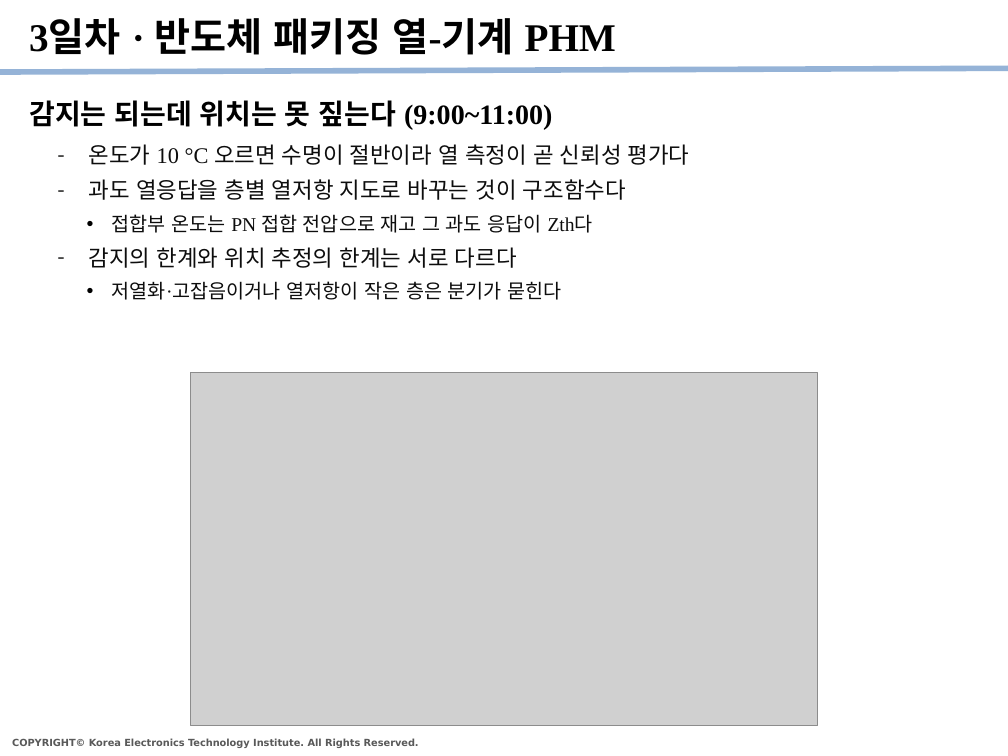
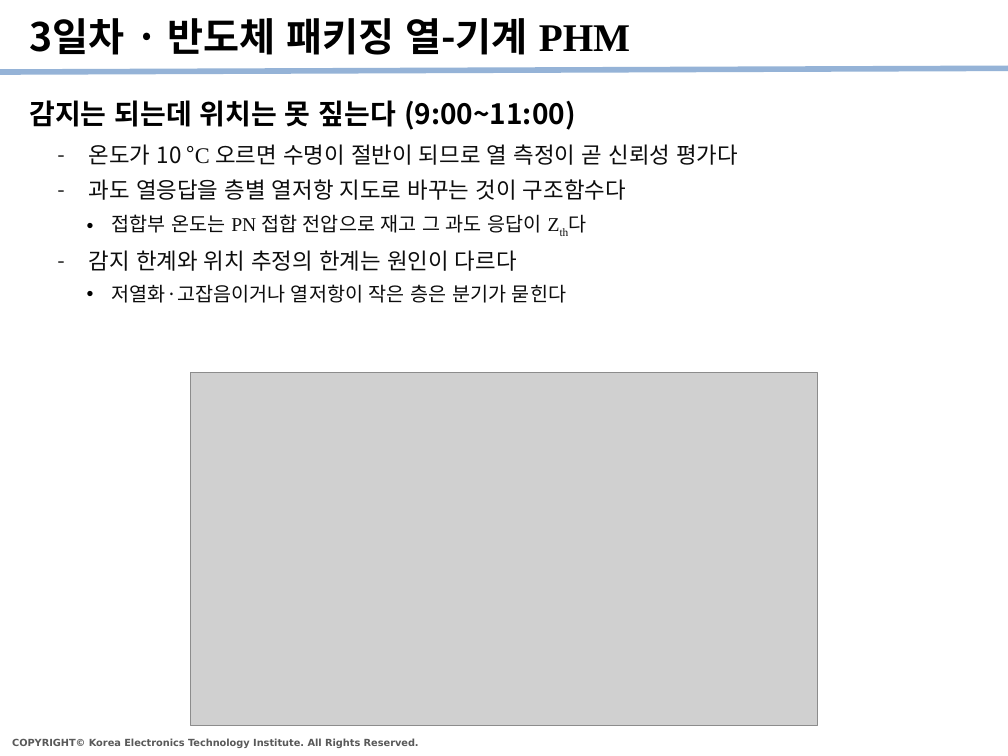
Before and after one commit to kybeen0521/PHM_Edu, a slide deck: slide 18 of Templates/PHM강좌_수강정리_v1.pptx. Drawn at 1008x756 pixels with LibreOffice and Linux fonts; fonts in the diff are those of the drawing; grey boxes stand for pictures. Boxes give left, top, right and bottom in pixels: in the first picture for what was removed or moved away, otherwise in the second. Text is boxed around its words. In the diff, an @@ line names an element or a change of style, - is before the commit and + after.

```diff
--- a/Templates/PHM강좌_수강정리_v1.pptx
+++ b/Templates/PHM강좌_수강정리_v1.pptx
@@ title "3일차 · 반도체 패키징 열-기계 ..." at (29,18,630,55): font Times New Roman to Noto Sans CJK KR in "3일차 · 반도체 패키징 열-기계" @@
@@ text "감지는 되는데 위치는 못 짚는다 ..." at (29,100,576,130): font Times New Roman to Noto Sans CJK KR @@
@@ text at (89,144,738,165): text changed; font Times New Roman to Noto Sans CJK KR @@
-  – 온도가 10 °C 오르면 수명이 절반이라 열 측정이 곧 신뢰성 평가다
+  – 온도가 10 °C 오르면 수명이 절반이 되므로 열 측정이 곧 신뢰성 평가다
@@ text at (89,179,626,303): font Times New Roman to Noto Sans CJK KR in "과도 열응답을 층별 열저항 지도로 바꾸는 것이 ...", "접합부 온도는 접합 전압으로 재고 그 과도 ...", "저열화·고잡음이거나 열저항이 작은 층은 분기가 묻힌다"; now subscript in "Zth다" @@
@@ text at (89,250,517,271): text changed; font Times New Roman to Noto Sans CJK KR @@
-  – 감지의 한계와 위치 추정의 한계는 서로 다르다
+  – 감지 한계와 위치 추정의 한계는 원인이 다르다
```
Also in this commit, not shown: 23 other slides changed.
